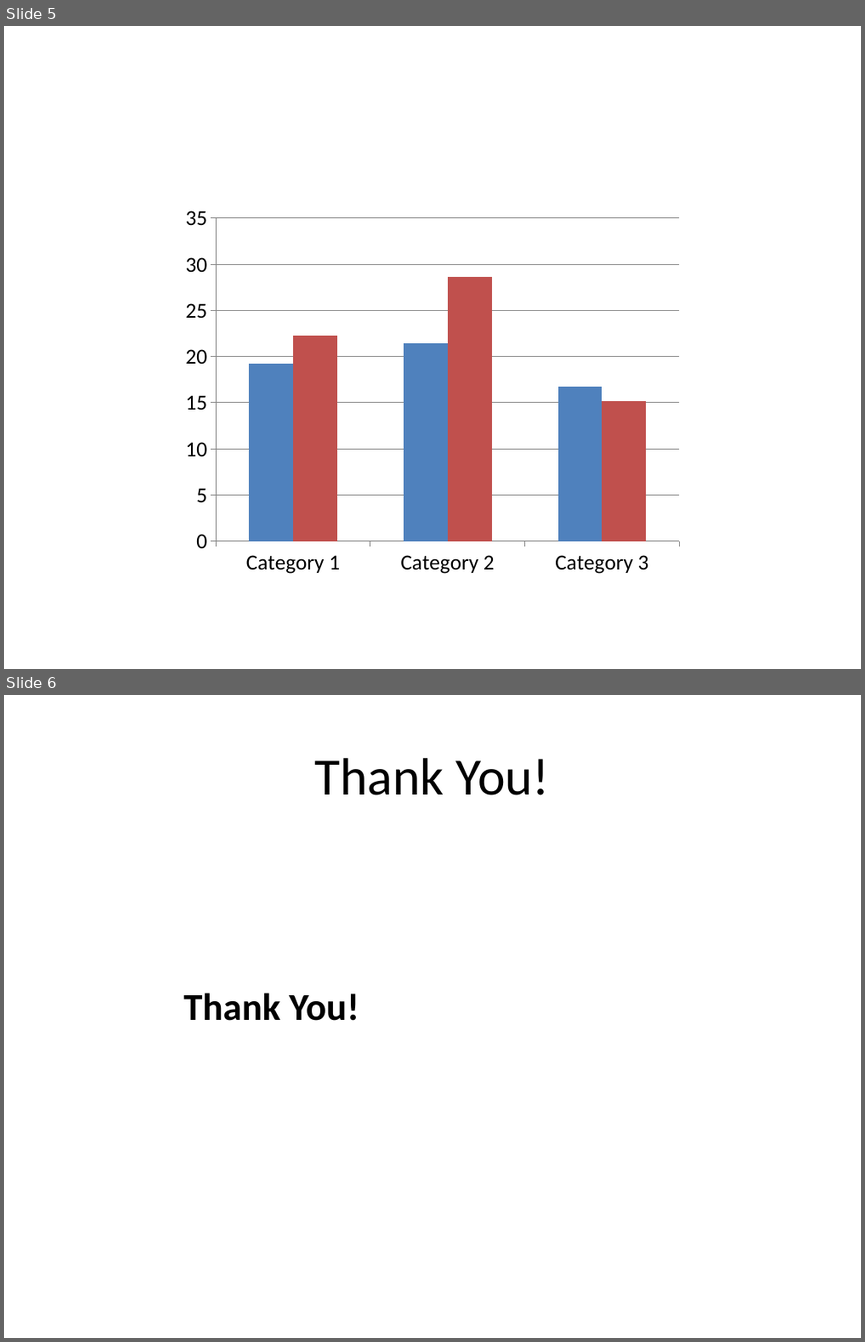
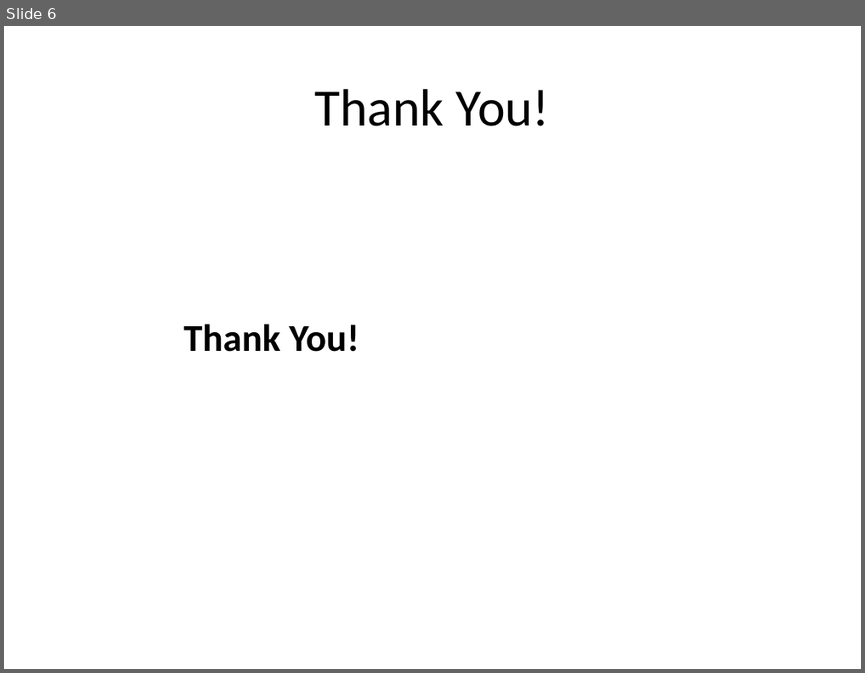
Before and after one commit to 0Armaan025/conspiracy-ppt-generator-api, a slide deck: generated_presentation.pptx. Shown one above the other, each under a label of ours: slides 5 and 6 before the commit, slide 6 after it. The pictures are 865x1342 and 865x673 pixels, drawn with LibreOffice and Linux fonts; fonts in the diff are those of the drawing. Boxes give left, top, right and bottom in pixels: in the first picture for what was removed or moved away, otherwise in the second. Text is boxed around its words. In the diff, an @@ line names an element or a change of style, - is before the commit and + after.

```diff
--- a/generated_presentation.pptx
+++ b/generated_presentation.pptx
@@ slide 5 removed at (4, 26, 861, 669), background #FFFFFF @@
@@ column chart removed at (176, 198, 689, 583) @@
-categories: Category 1, Category 2, Category 3
-Series 1: 19.2, 21.4, 16.7
-Series 2: 22.3, 28.6, 15.2
```
Also in this commit, not shown: 2 slides changed, 3 slides added, 2 other slides removed, 2 other files.
